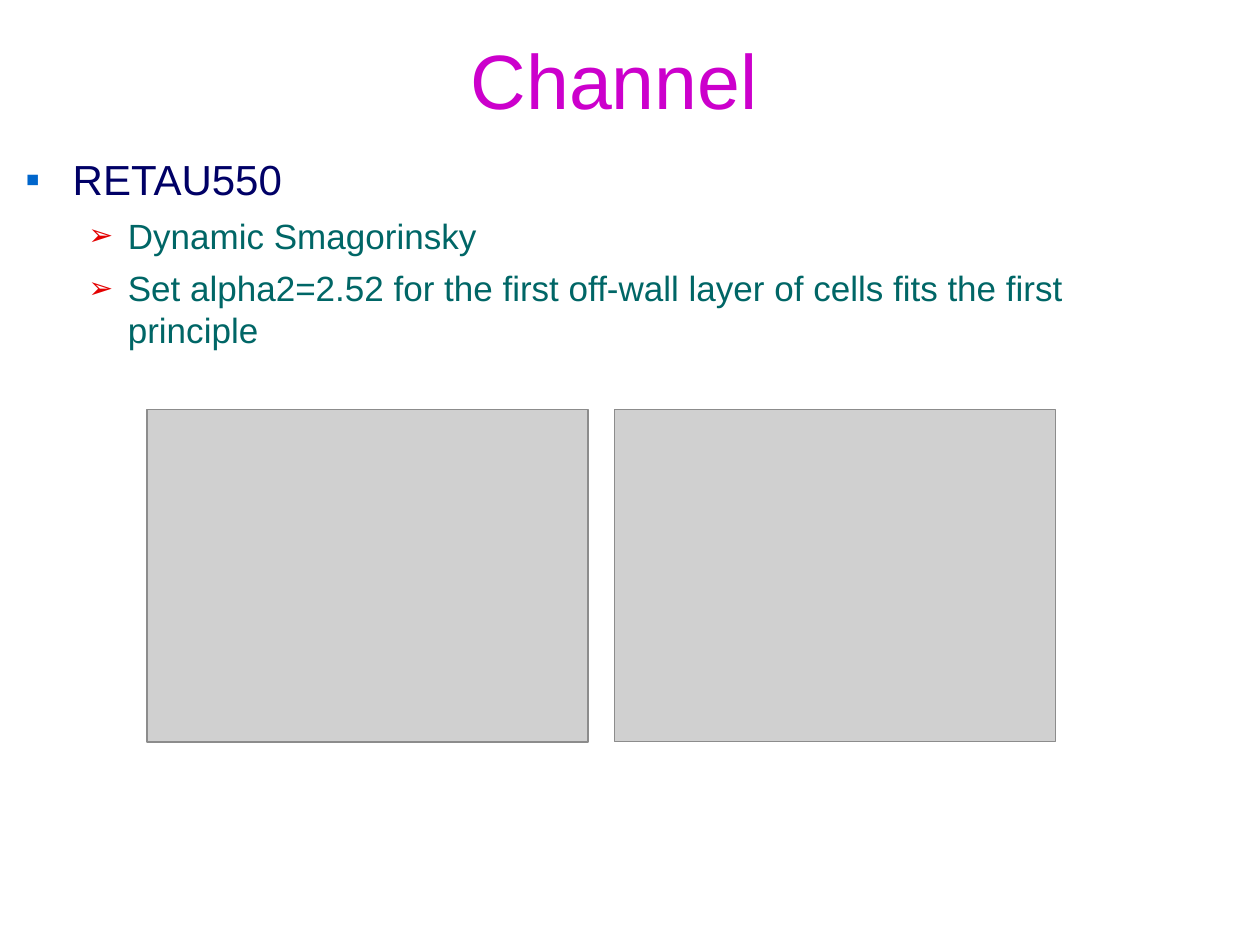
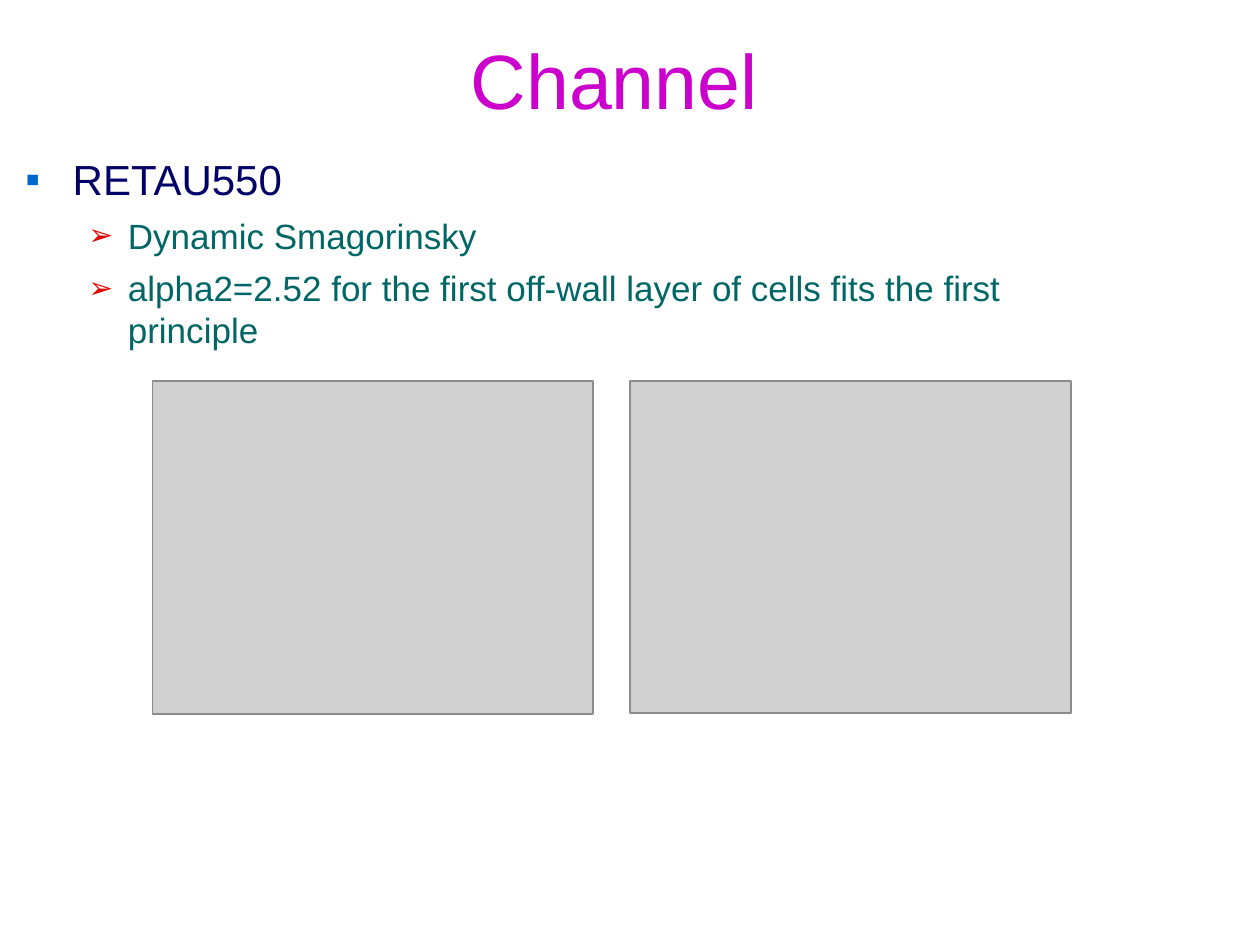
Before and after one commit to federicoVerolini/CaLES, a slide deck: slide 13 of docs/vv.pptx (slide 11 before the commit). Drawn at 1260x945 pixels with LibreOffice and Linux fonts; fonts in the diff are those of the drawing; grey boxes stand for pictures; background and template pictures are left out. Boxes give left, top, right and bottom in pixels: in the first picture for what was removed or moved away, otherwise in the second. Text is boxed around its words. In the diff, an @@ line names an element or a change of style, - is before the commit and + after.

```diff
--- a/docs/vv.pptx
+++ b/docs/vv.pptx
@@ text at (x1=128, y1=275, x2=1000, y2=350): text changed @@
-  ➢ Set alpha2=2.52 for the first off-wall layer of cells fits the first principle
+  ➢ alpha2=2.52 for the first off-wall layer of cells fits the first principle
@@ picture moved from (x1=147, y1=410, x2=588, y2=742) to (x1=152, y1=381, x2=593, y2=713) @@
@@ picture moved from (x1=615, y1=410, x2=1056, y2=741) to (x1=630, y1=381, x2=1071, y2=712) @@
```
Also in this commit, not shown: 2 other slides changed, 3 slides added, 4 other files.
